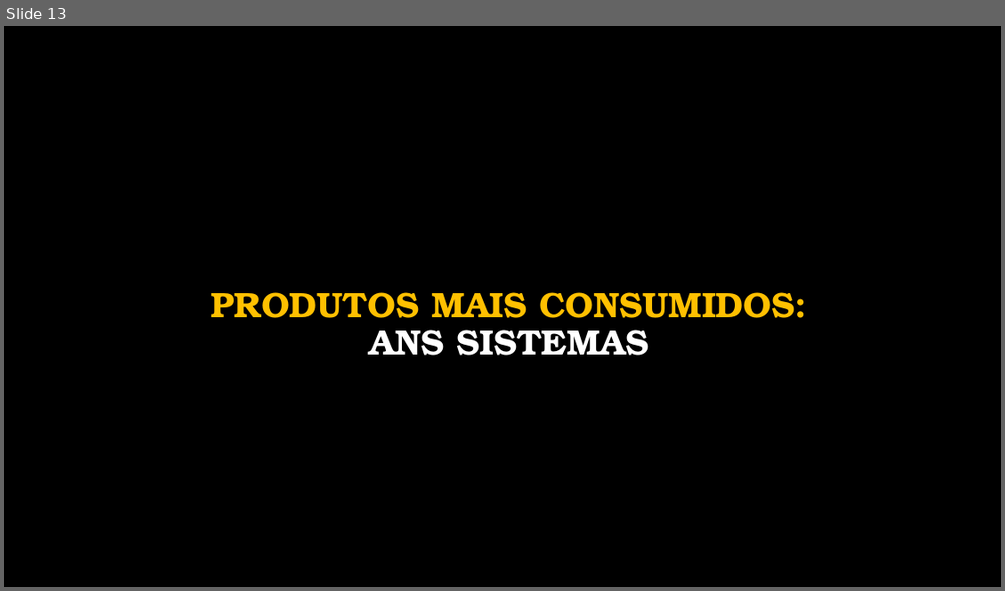
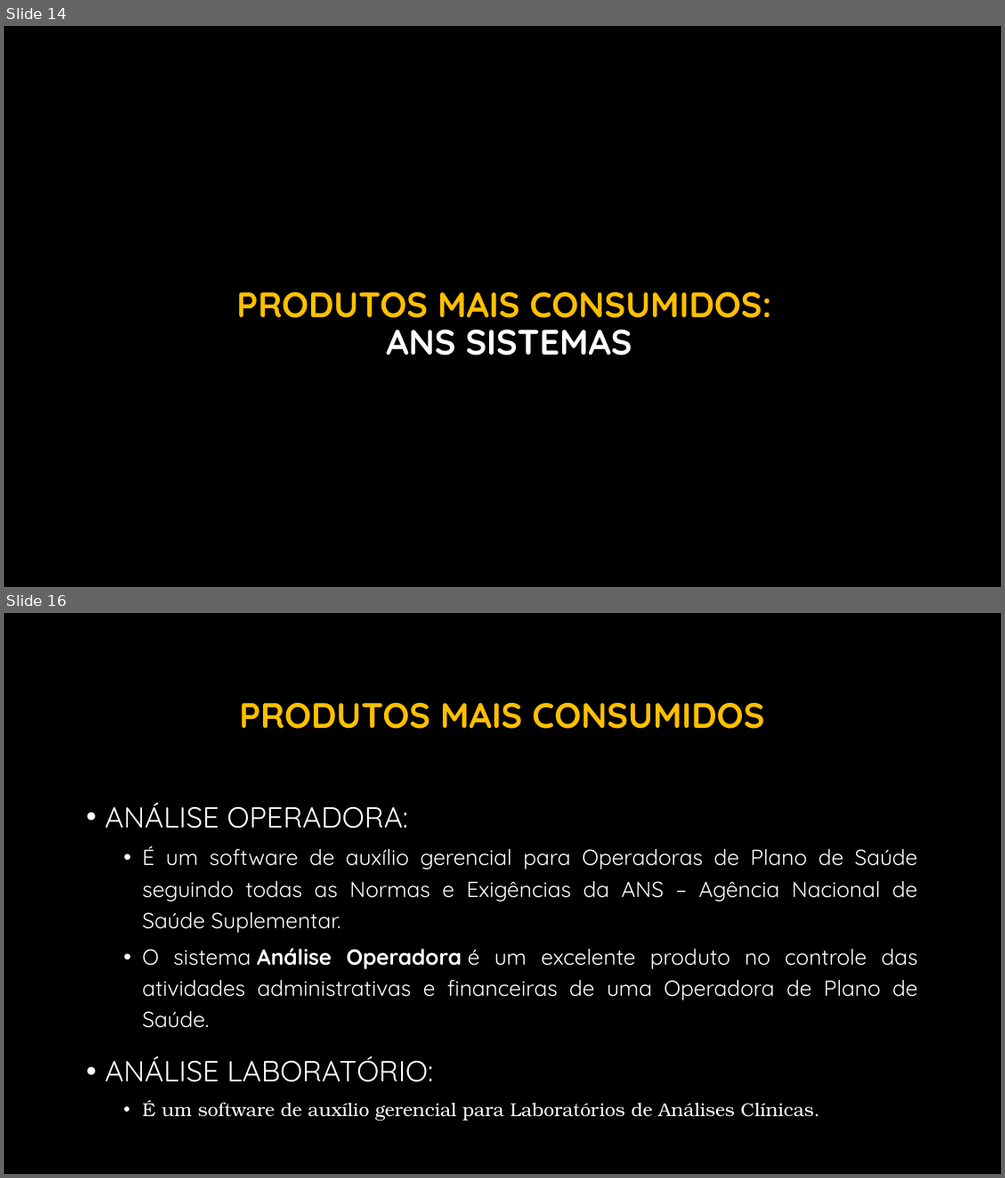
Before and after one commit to BrunoFelix/Restoran, a slide deck: Docs/Apresentação ANS Sistemas (Fundamentos da Gestao).pptx. Shown one above the other, each under a label of ours: slide 13 before the commit, slides 14 and 16 after it; the slides between them are not shown. The pictures are 1005x591 and 1005x1178 pixels, drawn with LibreOffice and Linux fonts; fonts in the diff are those of the drawing; background and template pictures are left out. Boxes give left, top, right and bottom in pixels: in the first picture for what was removed or moved away, otherwise in the second. Text is boxed around its words. In the diff, an @@ line names an element or a change of style, - is before the commit and + after.

```diff
--- a/Docs/Apresentação ANS Sistemas (Fundamentos da Gestao).pptx
+++ b/Docs/Apresentação ANS Sistemas (Fundamentos da Gestao).pptx
@@ slide 16 added at box(4, 613, 1001, 1174), background picture (left out) @@
@@ title added at box(239, 703, 764, 729), 34 pt, text #FFC000, bold @@
+PRODUTOS MAIS CONSUMIDOS
@@ text added at box(105, 803, 918, 1120), 21 pt, text #FFFFFF @@
+• ANÁLISE OPERADORA:
+  • É um software de auxílio gerencial para Operadoras de Plano de Saúde seguindo todas as Normas e Exigências da ANS – Agência Nacional de Saúde Suplementar.
+  • O sistema Análise Operadora é um excelente produto no controle das atividades administrativas e financeiras de uma Operadora de Plano de Saúde.
+• ANÁLISE LABORATÓRIO:
+  • É um software de auxílio gerencial para Laboratórios de Análises Clínicas.
@@ what was slide 13 is now slide 14 @@
@@ slide 14 changed as well @@
@@ title "PRODUTOS MAIS CONSUMIDOS: ANS SISTEMAS" at box(236, 292, 772, 355): font TeX Gyre Bonum to Quicksand @@
```
Also in this commit, not shown: 20 other slides changed, 7 other slides added, 3 slides removed.
